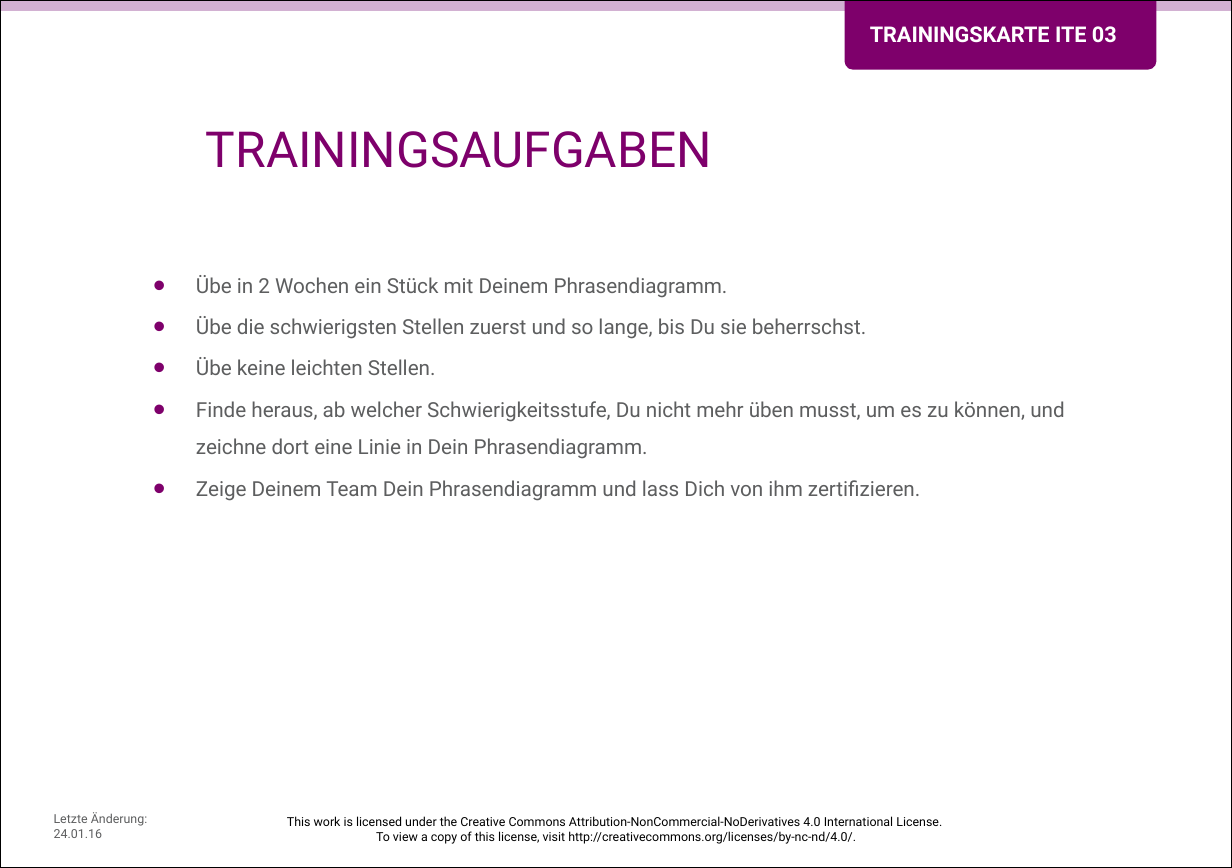
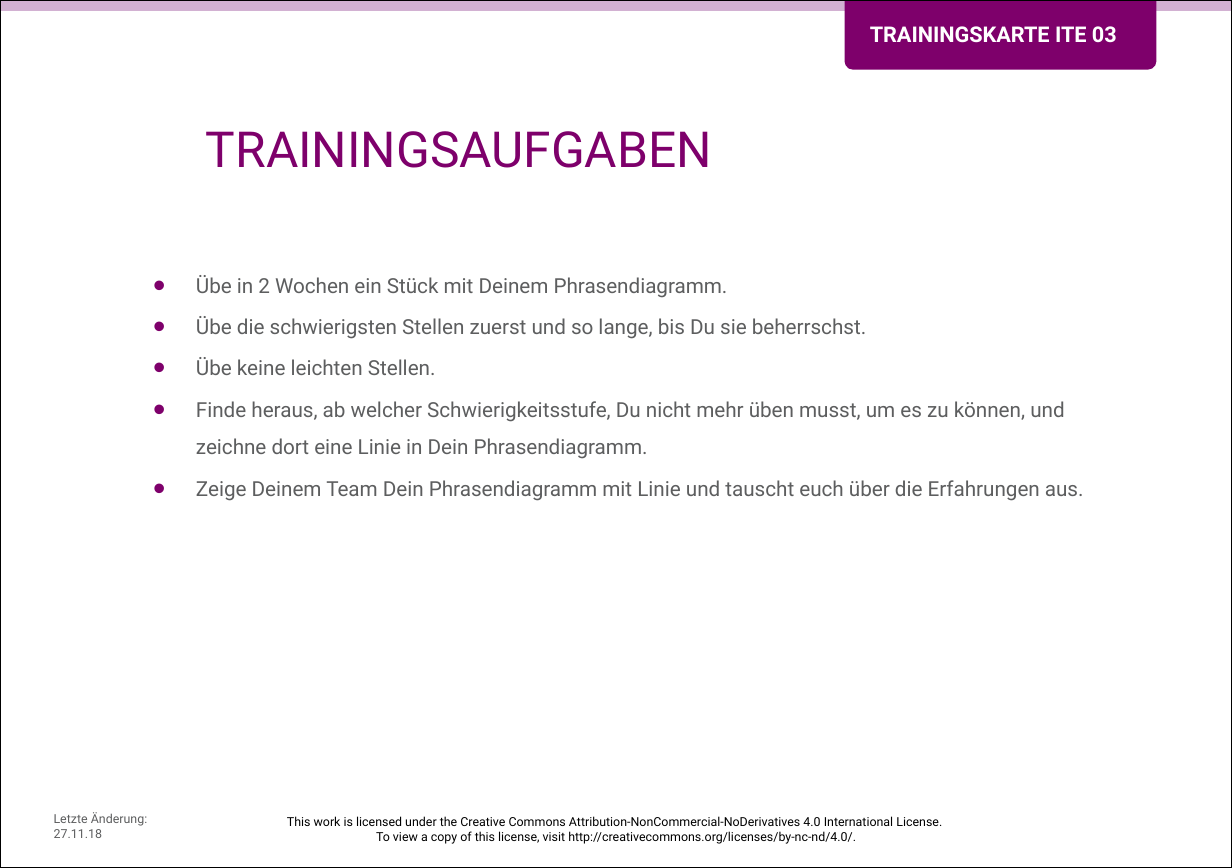
Before and after one commit to Teamtool/training-materials, a slide deck: slide 2 of training-cards/music moves/Iterative (ITE)/ger_ITE_03_Die_magische_Linie_MM_A.pptx. Drawn at 1232x868 pixels with LibreOffice and Linux fonts; fonts in the diff are those of the drawing; background and template pictures are left out. Boxes give left, top, right and bottom in pixels: in the first picture for what was removed or moved away, otherwise in the second. Text is boxed around its words. In the diff, an @@ line names an element or a change of style, - is before the commit and + after.

```diff
--- a/training-cards/music moves/Iterative (ITE)/ger_ITE_03_Die_magische_Linie_MM_A.pptx
+++ b/training-cards/music moves/Iterative (ITE)/ger_ITE_03_Die_magische_Linie_MM_A.pptx
@@ text at box(196, 480, 1084, 501): text changed @@
-• Zeige Deinem Team Dein Phrasendiagramm und lass Dich von ihm zertifizieren.
+• Zeige Deinem Team Dein Phrasendiagramm mit Linie und tauscht euch über die Erfahrungen aus.
@@ text at box(54, 812, 147, 838): text changed @@
-Letzte Änderung: 24.01.16
+Letzte Änderung: 27.11.18
```
Also in this commit, not shown: 1 other slide changed, 3 other files.
